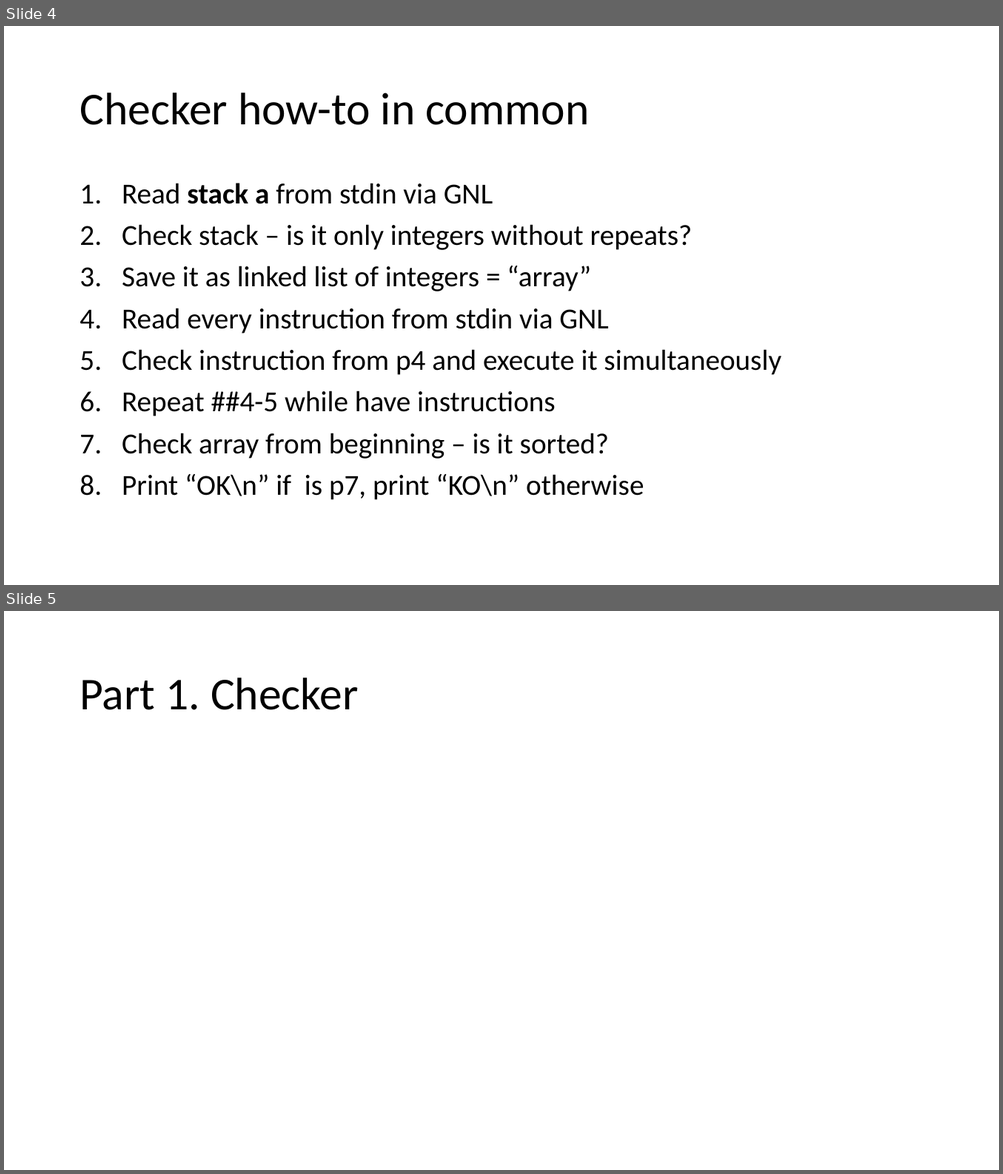
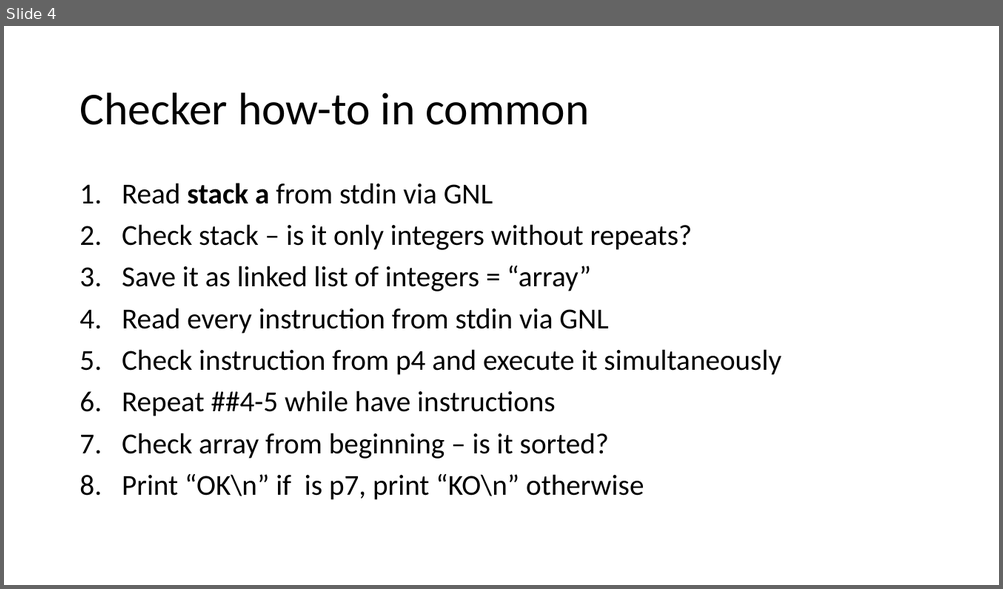
Before and after one commit to orsk-moscow/School21_push_swap, a slide deck: Схема выполнения.pptx. Shown one above the other, each under a label of ours: slides 4 and 5 before the commit, slide 4 after it. The pictures are 1003x1174 and 1003x589 pixels, drawn with LibreOffice and Linux fonts; fonts in the diff are those of the drawing. Boxes give left, top, right and bottom in pixels: in the first picture for what was removed or moved away, otherwise in the second. Text is boxed around its words. In the diff, an @@ line names an element or a change of style, - is before the commit and + after.

```diff
--- a/Схема выполнения.pptx
+++ b/Схема выполнения.pptx
@@ slide 5 removed at (x1=4, y1=611, x2=999, y2=1170), background #FFFFFF @@
@@ title removed at (x1=79, y1=678, x2=358, y2=710) @@
-Part 1. Checker
```
Also in this commit, not shown: 2 slides added, 5 other files.
